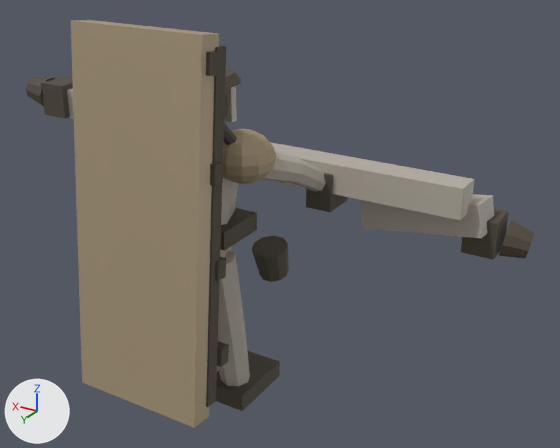
A saved change to the glTF model assets/monsters/minibosses/porter.glb.
Both versions are drawn from a camera (50 mm lens) standing at (-2.63, 3.34, 2.92) and looking at (-0.38, -0.42, 1.04). Every picture has the same lights, and +X, +Y and +Z are marked at lower left. The first picture is the older version. Where no turn or scale is listed for an object, it has been applied to the vertices. Vertices at exactly the same position are counted once.

In view in the first picture: 'porter_body', 'porter_bone', 'porter_dark'.
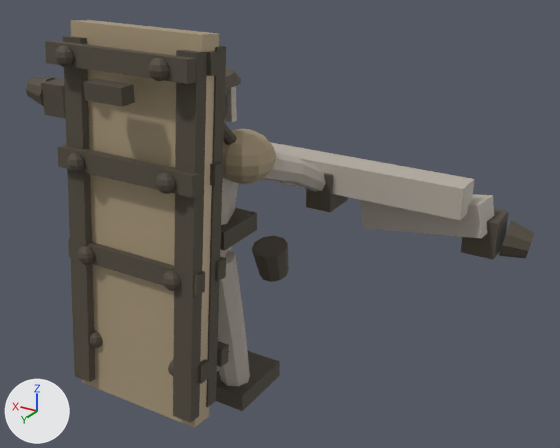
The change, as a diff of the scene's bpy script:
```diff
--- a/assets/monsters/minibosses/porter.glb.py
+++ b/assets/monsters/minibosses/porter.glb.py
@@ me_porter_dark @@
 # used by ob_porter_dark; location = (0.0, 0.0, 0.0)
-me_porter_dark.from_pydata(...)  # 714 vertices, 1304 faces; spans x -1.76..1.76, y -1.11..0.46, z 0.0..2.23
+me_porter_dark.from_pydata(...)  # 1106 vertices, 2028 faces; spans x -1.76..1.76, y -1.11..0.62, z 0.0..2.23
+# me_porter_dark part 1: the loose piece of 8 vertices spanning x -0.45..0.45, y 0.26..0.35, z 0.46..0.58 is copied, and the copy is moved by (0.0, 0.19, 0.0); it spans x -0.45..0.45, y 0.45..0.53, z 0.46..0.58
+# me_porter_dark part 2: a new loose piece, an icosphere of 80 faces spanning x -0.355..-0.245, y 0.5..0.59, z 0.465..0.575, in mat_porter_dark (brown #514a3e)
+# me_porter_dark part 3: a new loose piece, an icosphere of 80 faces spanning x 0.245..0.355, y 0.5..0.59, z 0.465..0.575, in mat_porter_dark (brown #514a3e)
+# me_porter_dark part 4: the loose piece of 8 vertices spanning x -0.45..0.45, y 0.26..0.35, z 1.0..1.12 is copied, and the copy is moved by (0.0, 0.19, 0.0); it spans x -0.45..0.45, y 0.45..0.53, z 1.0..1.12
+# me_porter_dark part 5: a new loose piece, an icosphere of 80 faces spanning x -0.355..-0.245, y 0.5..0.59, z 1.004..1.114, in mat_porter_dark (brown #514a3e)
+# me_porter_dark part 6: a new loose piece, an icosphere of 80 faces spanning x 0.245..0.355, y 0.5..0.59, z 1.004..1.114, in mat_porter_dark (brown #514a3e)
+# me_porter_dark part 7: the loose piece of 8 vertices spanning x -0.45..0.45, y 0.26..0.35, z 1.54..1.66 is copied, and the copy is moved by (0.0, 0.19, 0.0); it spans x -0.45..0.45, y 0.45..0.53, z 1.54..1.66
+# me_porter_dark part 8: a new loose piece, an icosphere of 80 faces spanning x -0.355..-0.245, y 0.5..0.59, z 1.544..1.654, in mat_porter_dark (brown #514a3e)
+# me_porter_dark part 9: a new loose piece, an icosphere of 80 faces spanning x 0.245..0.355, y 0.5..0.59, z 1.544..1.654, in mat_porter_dark (brown #514a3e)
+# me_porter_dark part 10: the loose piece of 8 vertices spanning x -0.45..0.45, y 0.26..0.35, z 2.1..2.22 is copied, and the copy is moved by (0.0, 0.19, 0.0); it spans x -0.45..0.45, y 0.45..0.53, z 2.1..2.22
+# me_porter_dark part 11: a new loose piece, an icosphere of 80 faces spanning x -0.355..-0.245, y 0.5..0.59, z 2.103..2.213, in mat_porter_dark (brown #514a3e)
+# me_porter_dark part 12: a new loose piece, an icosphere of 80 faces spanning x 0.245..0.355, y 0.5..0.59, z 2.103..2.213, in mat_porter_dark (brown #514a3e)
+# me_porter_dark part 13: the loose piece of 8 vertices spanning x -0.43..-0.31, y 0.18..0.46, z 0.25..2.23 is copied, and the copy is moved by (0.0, 0.16, 0.0); it spans x -0.43..-0.31, y 0.34..0.62, z 0.25..2.23
+# me_porter_dark part 14: the loose piece of 8 vertices spanning x 0.31..0.43, y 0.18..0.46, z 0.25..2.23 is copied, and the copy is moved by (0.0, 0.16, 0.0); it spans x 0.31..0.43, y 0.34..0.62, z 0.25..2.23
+# me_porter_dark part 15: a new loose piece, a box spanning x -0.12..0.12, y 0.525..0.615, z 1.974..2.063, in mat_porter_dark (brown #514a3e)
 me_porter_dark.materials.append(mat_porter_dark)
```

Location of each change, (x1, y1, x2, y2) in pixels of the pictures (560 x 448 px):
'porter_dark', reshaped (mostly hidden before)
    before: (26, 46, 534, 411)
    after: (26, 36, 534, 423)
part 1 of me_porter_dark, added
    after: (198, 359, 209, 384)
part 2 of me_porter_dark, added
    after: (168, 360, 173, 376)
part 3 of me_porter_dark, added
    after: (89, 330, 103, 348)
part 4 of me_porter_dark, added
    after: (68, 238, 205, 296)
part 5 of me_porter_dark, added
    after: (162, 271, 181, 291)
part 6 of me_porter_dark, added
    after: (77, 246, 95, 265)
part 7 of me_porter_dark, added
    after: (58, 145, 201, 198)
part 8 of me_porter_dark, added
    after: (156, 172, 175, 194)
part 9 of me_porter_dark, added
    after: (67, 153, 85, 173)
part 10 of me_porter_dark, added
    after: (45, 41, 196, 84)
part 11 of me_porter_dark, added
    after: (148, 58, 169, 81)
part 12 of me_porter_dark, added
    after: (54, 45, 74, 67)
part 13 of me_porter_dark, added
    after: (173, 50, 207, 423)
part 14 of me_porter_dark, added
    after: (63, 36, 96, 382)
part 15 of me_porter_dark, added
    after: (83, 79, 135, 107)
